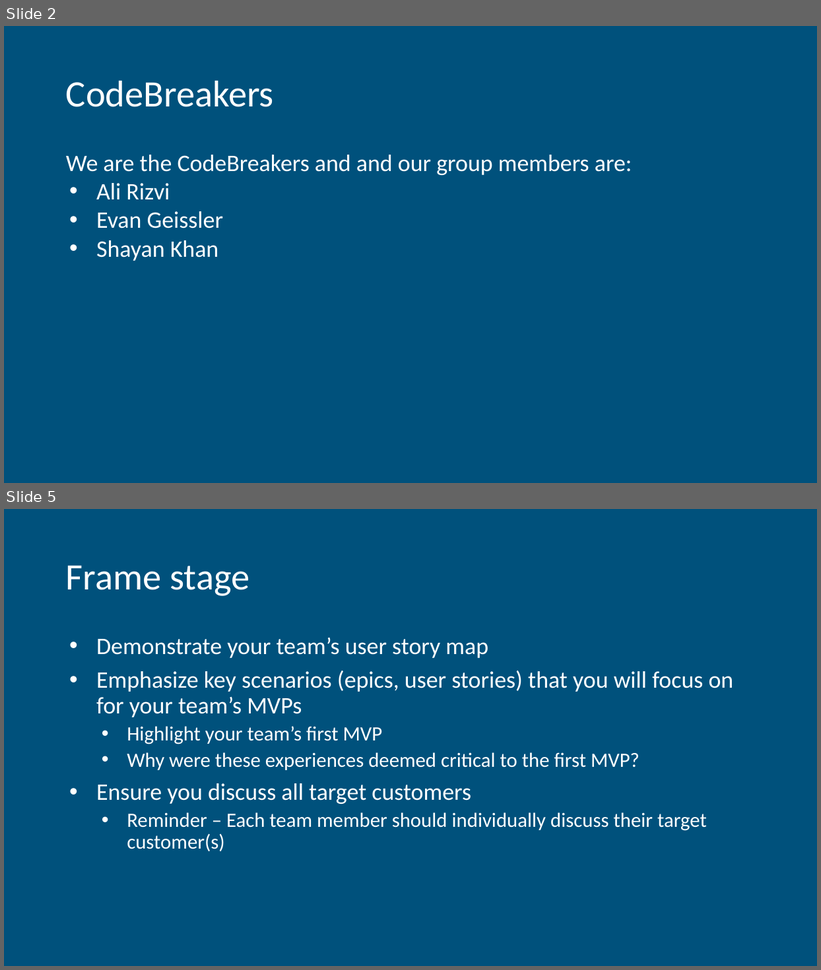
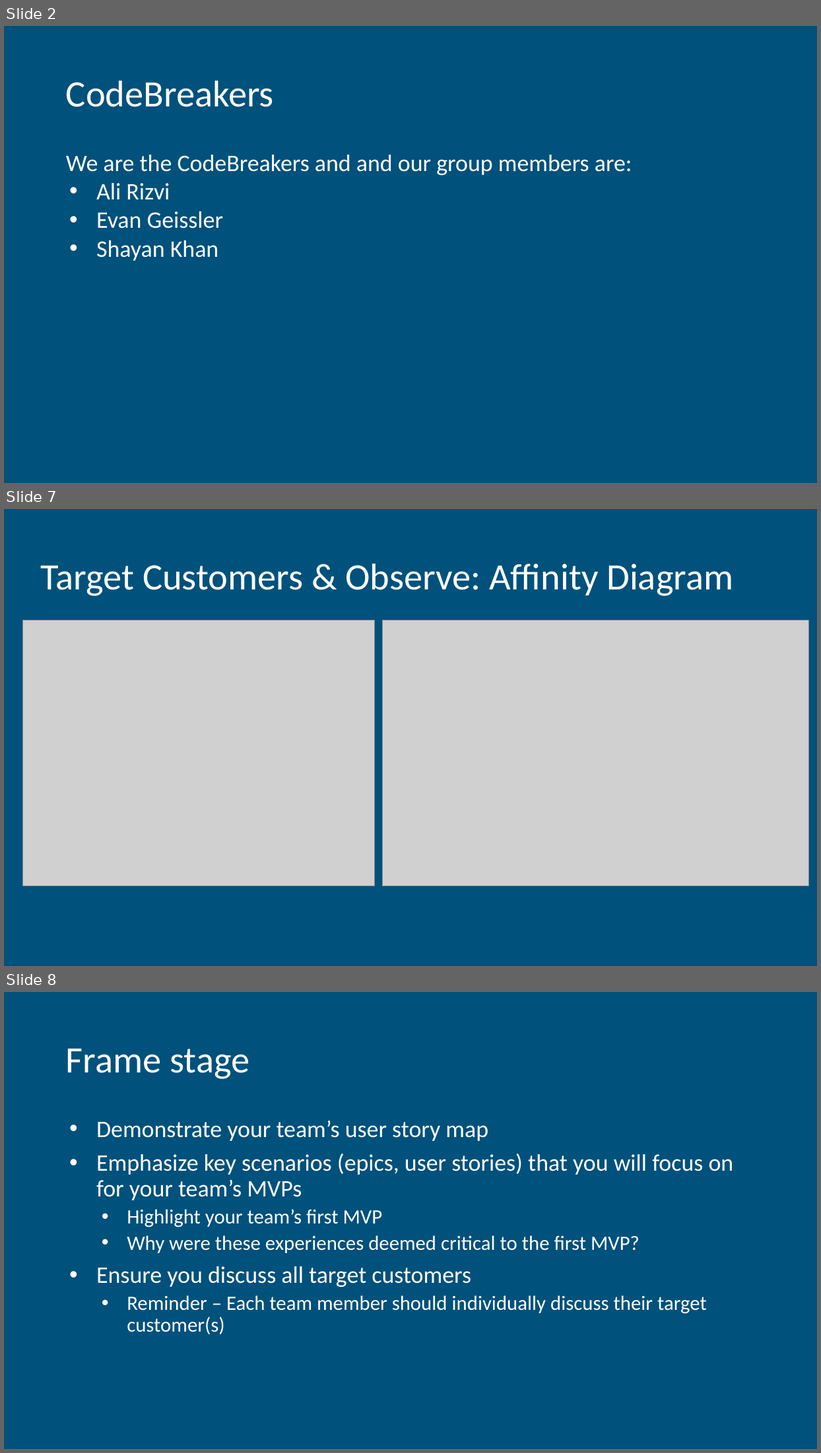
Before and after one commit to EvanGeissler/ENSE-471-UI-Project-CodeBreakers, a slide deck: Milestone 1/Milestone 1 Report Out.pptx. Shown one above the other, each under a label of ours: slides 2 and 5 before the commit, slides 2, 7 and 8 after it; the slides between them are not shown. The pictures are 821x970 and 821x1453 pixels, drawn with LibreOffice and Linux fonts; fonts in the diff are those of the drawing; grey boxes stand for pictures. Boxes give left, top, right and bottom in pixels: in the first picture for what was removed or moved away, otherwise in the second. Text is boxed around its words. In the diff, an @@ line names an element or a change of style, - is before the commit and + after.

```diff
--- a/Milestone 1/Milestone 1 Report Out.pptx
+++ b/Milestone 1/Milestone 1 Report Out.pptx
@@ slide 7 added at [4,509,817,966], background #00517C @@
@@ title added at [40,563,733,596], 44 pt, text #FFFFFF @@
+Target Customers & Observe: Affinity Diagram
@@ picture added at [23,621,375,887] @@
@@ picture added at [383,621,809,887] @@
@@ what was slide 5 is now slide 8 @@
```
Also in this commit, not shown: 2 slides changed, 7 other slides added, 3 slides removed, 1 other file.
